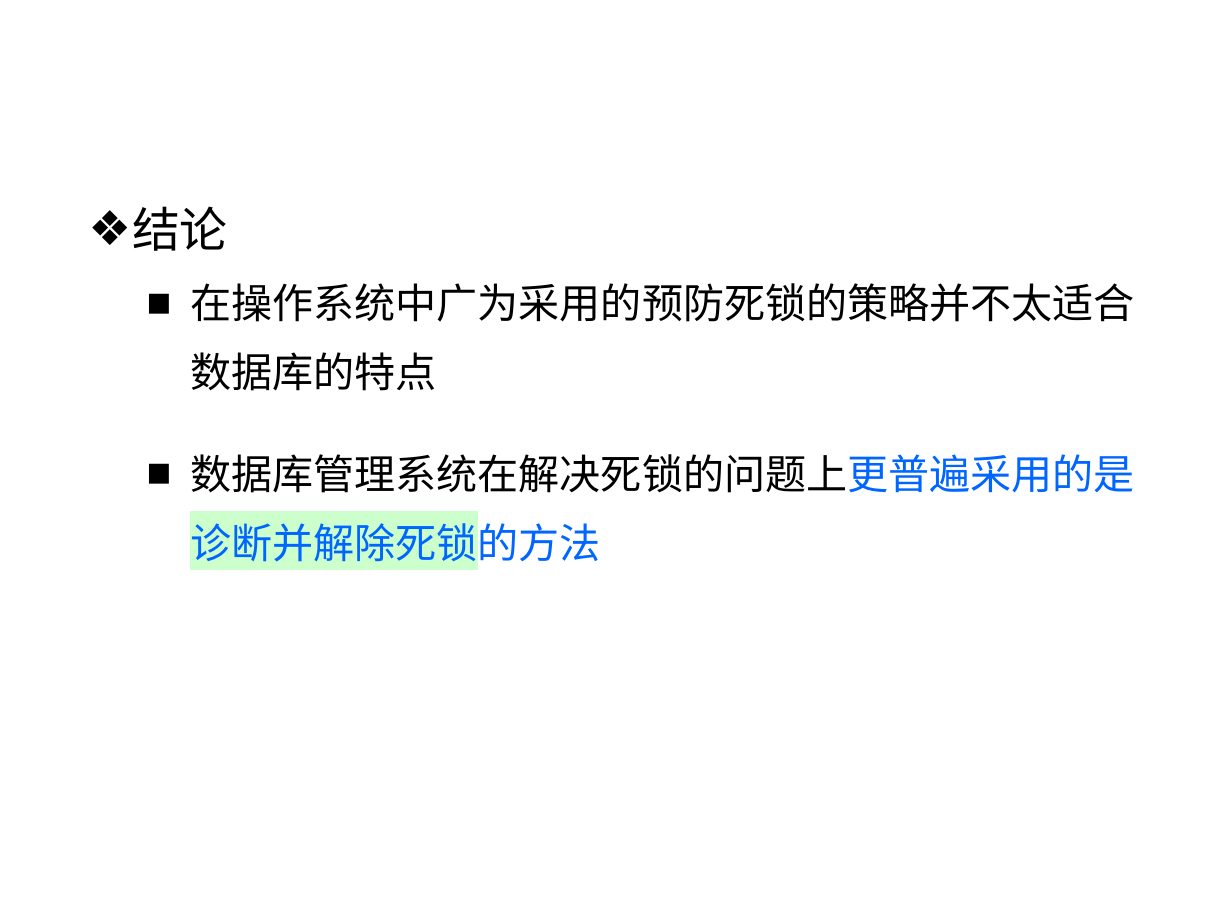
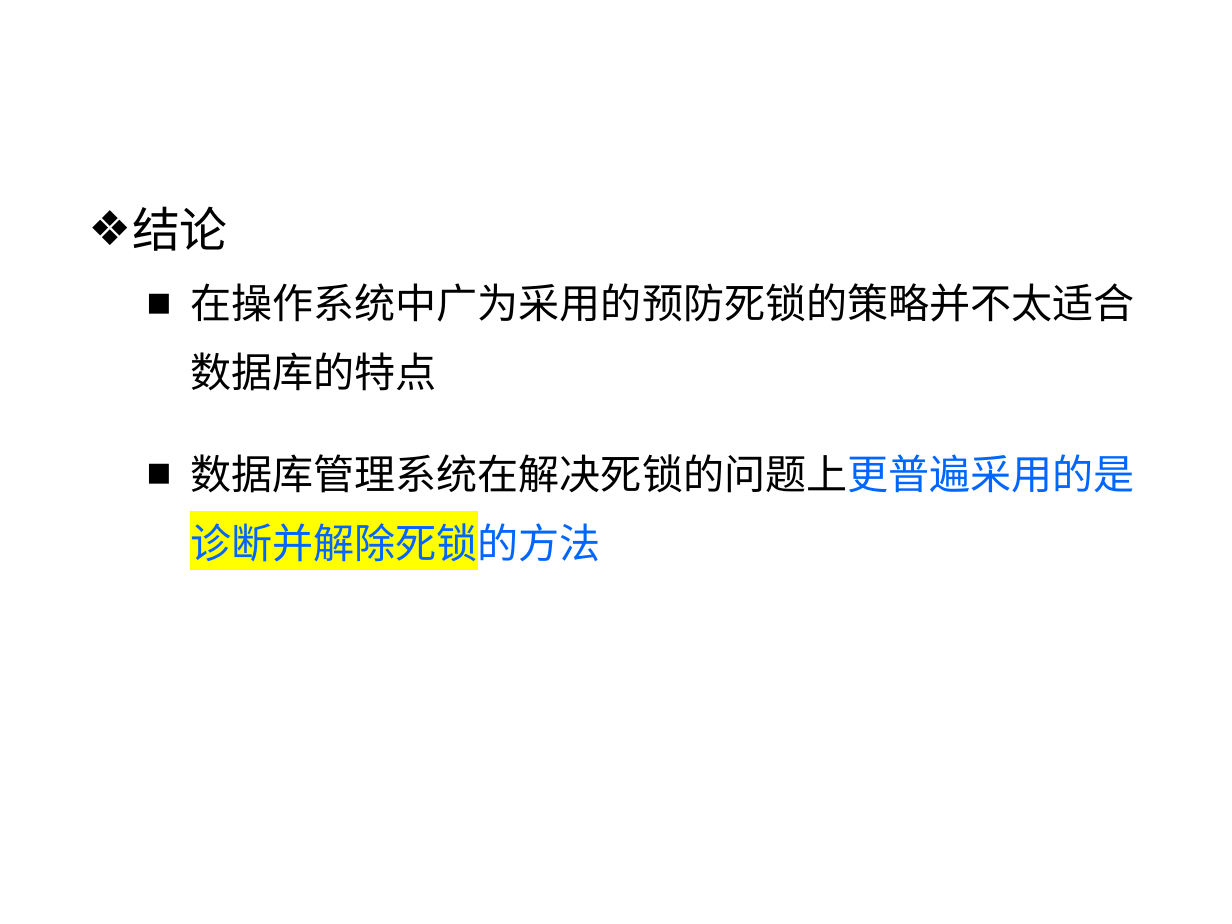
Before and after one commit to HBU/DataBase, a slide deck: slide 45 of PPT/PPT2020/DB第11章.pptx. Drawn at 1232x924 pixels with LibreOffice and Linux fonts; fonts in the diff are those of the drawing; background and template pictures are left out. Boxes give left, top, right and bottom in pixels: in the first picture for what was removed or moved away, otherwise in the second. Text is boxed around its words. In the diff, an @@ line names an element or a change of style, - is before the commit and + after.

```diff
--- a/PPT/PPT2020/DB第11章.pptx
+++ b/PPT/PPT2020/DB第11章.pptx
@@ text at bbox=[190, 454, 1135, 568]: highlight #CCFFCC to #FFFF00 in "数据库管理系统在解决死锁的问题上更普遍采用的是诊断并解除死锁的方法" @@
```
Also in this commit, not shown: 8 other slides changed, 12 slides removed, 5 other files.
